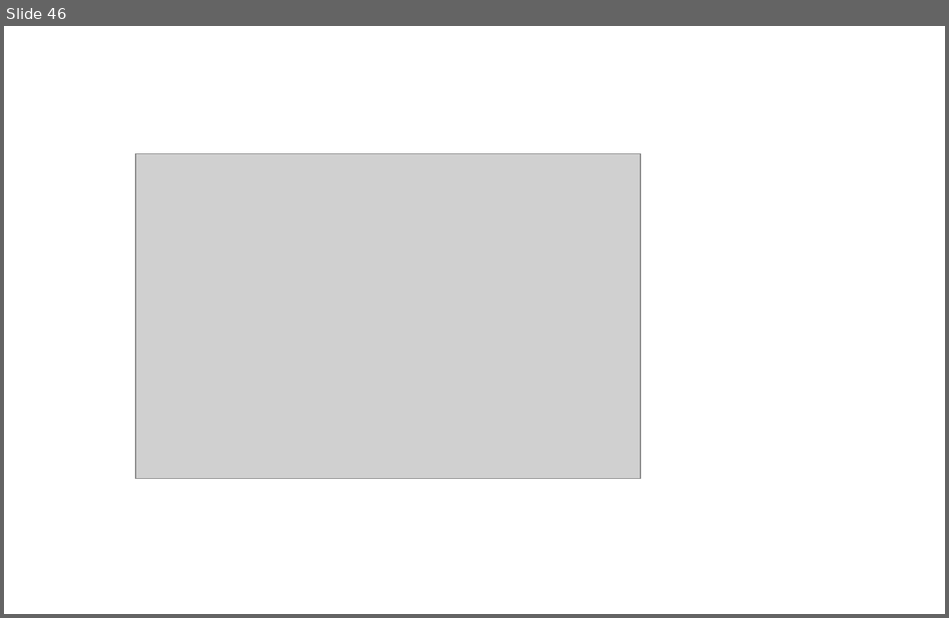
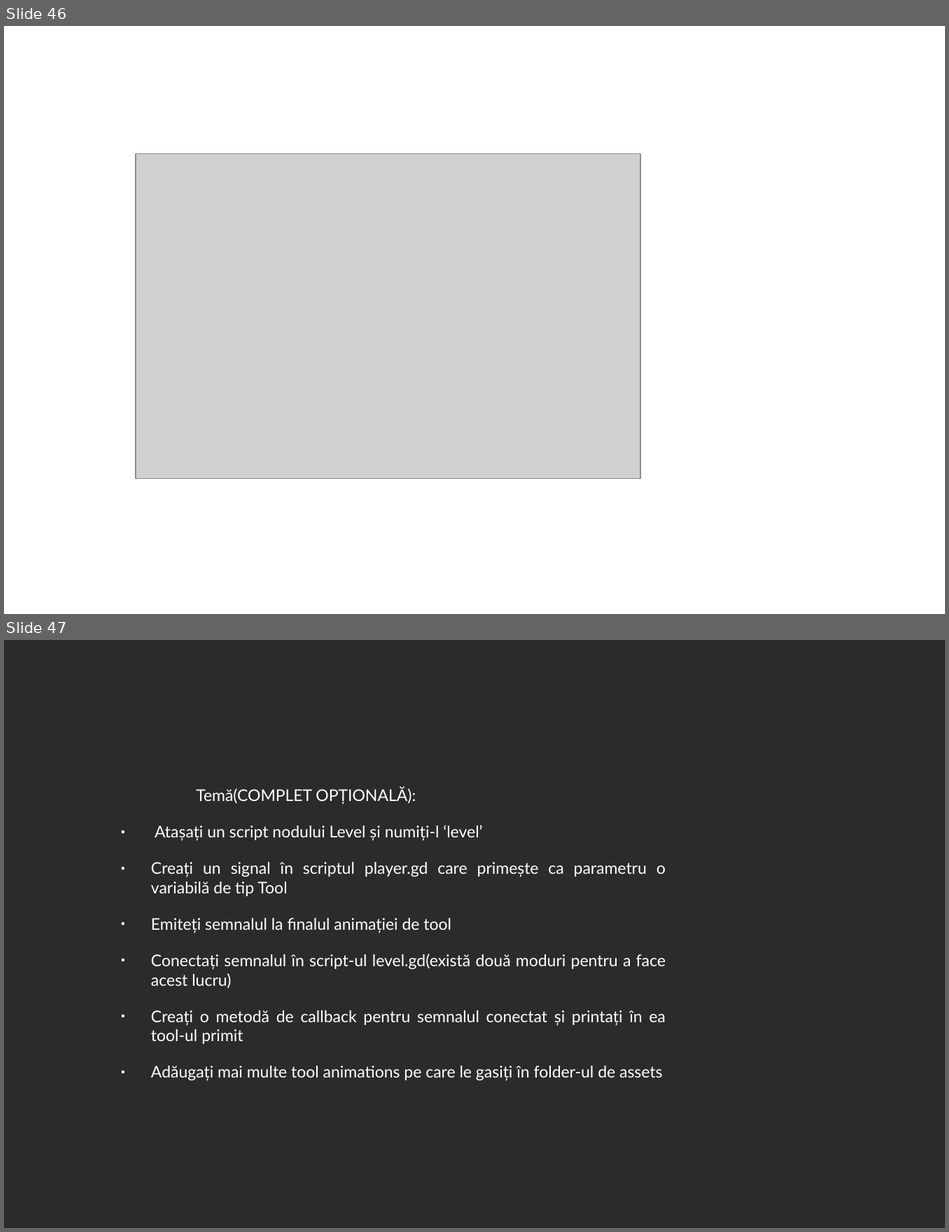
Before and after one commit to 0xspiderr/gdc-upt-presentations, a slide deck: presentation_2/presentation_2.odp. Shown one above the other, each under a label of ours: slide 46 before the commit, slides 46 and 47 after it. The pictures are 949x618 and 949x1232 pixels, drawn with LibreOffice and Linux fonts; fonts in the diff are those of the drawing; grey boxes stand for pictures; background and template pictures are left out; a plain dark background stands for a picture behind light text. Boxes give left, top, right and bottom in pixels: in the first picture for what was removed or moved away, otherwise in the second. Text is boxed around its words. In the diff, an @@ line names an element or a change of style, - is before the commit and + after.

```diff
--- a/presentation_2/presentation_2.odp
+++ b/presentation_2/presentation_2.odp
@@ slide 47 added at (4, 640, 945, 1228), background picture (left out) @@
@@ text added at (151, 787, 666, 1081), 13.6 pt, text #FFFFFF @@
+Temă(COMPLET OPȚIONALĂ):
+● Atașați un script nodului Level și numiți-l ‘level’
+● Creați un signal în scriptul player.gd care primește ca parametru o variabilă de tip Tool
+● Emiteți semnalul la finalul animației de tool
+● Conectați semnalul în script-ul level.gd(există două moduri pentru a face acest lucru)
+● Creați o metodă de callback pentru semnalul conectat și printați în ea tool-ul primit
+● Adăugați mai multe tool animations pe care le gasiți în folder-ul de assets
```
Also in this commit, not shown: 1 other slide added, 2 other files.
